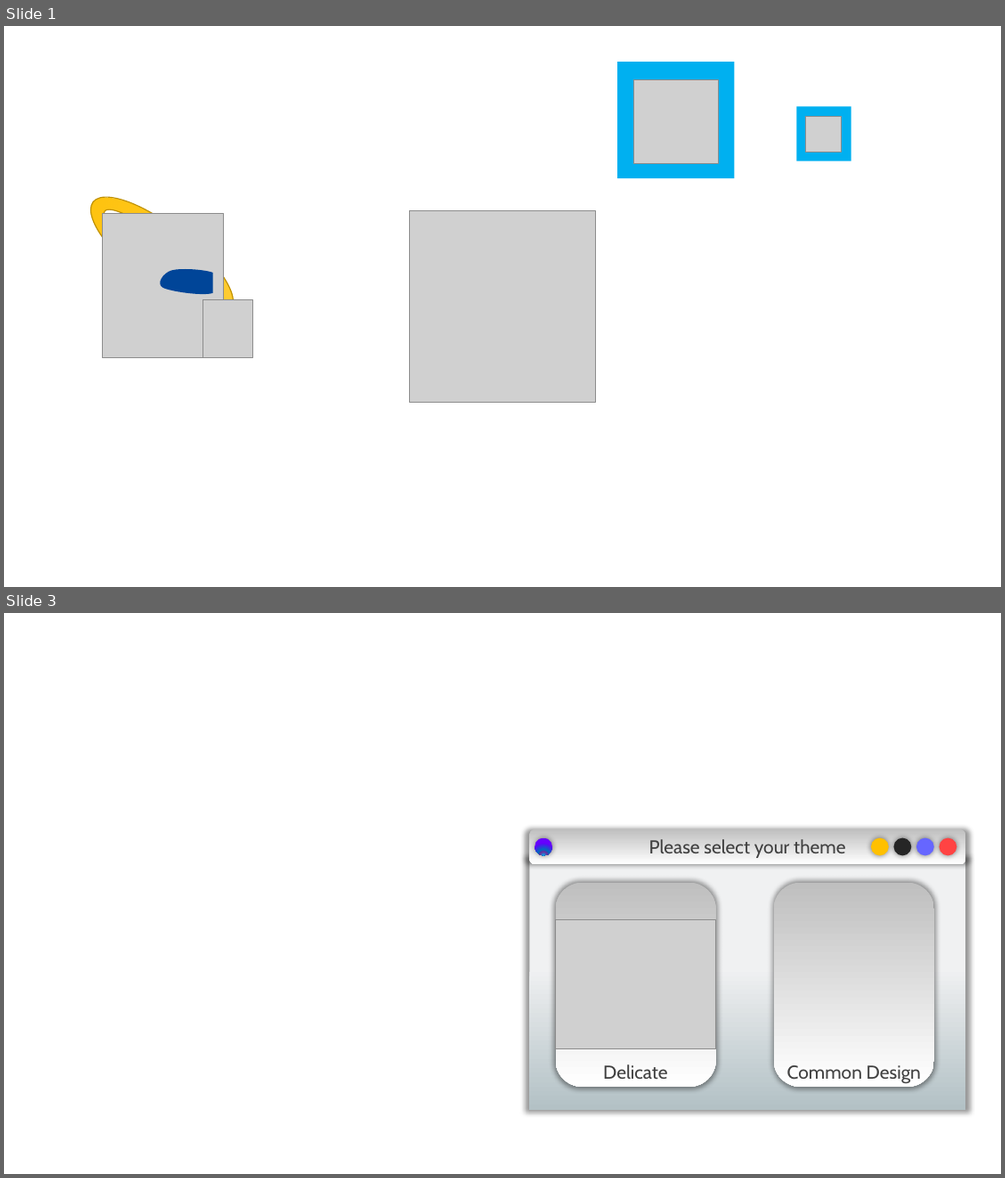
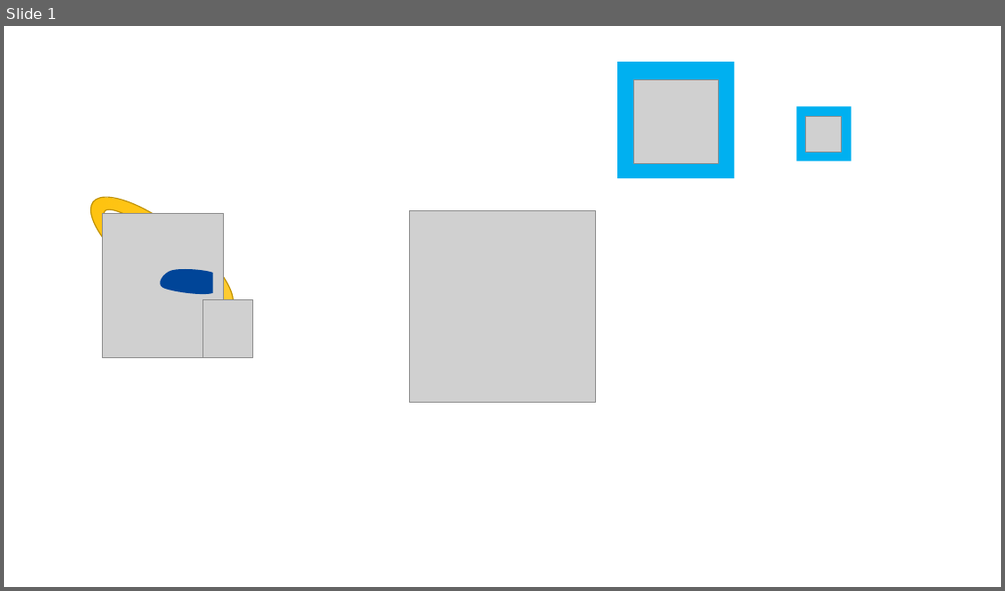
Before and after one commit to Floflis/Internet-Cat, a slide deck: Presentation.pptx. Shown one above the other, each under a label of ours: slides 1 and 3 before the commit, slide 1 after it; the slides between them are not shown. The pictures are 1005x1178 and 1005x591 pixels, drawn with LibreOffice and Linux fonts; fonts in the diff are those of the drawing; grey boxes stand for pictures; background and template pictures are left out. Boxes give left, top, right and bottom in pixels: in the first picture for what was removed or moved away, otherwise in the second. Text is boxed around its words. In the diff, an @@ line names an element or a change of style, - is before the commit and + after.

```diff
--- a/Presentation.pptx
+++ b/Presentation.pptx
@@ slide 3 removed at (4,613,1001,1174), background #FFFFFF @@
@@ rounded rectangle removed at (530,829,966,864) @@
-Please select your theme
@@ ellipse removed at (535,838,553,856) @@
@@ ellipse removed at (872,838,890,856) @@
@@ ellipse removed at (894,838,912,856) @@
@@ ellipse removed at (916,838,934,856) @@
@@ ellipse removed at (939,838,957,856) @@
@@ rectangle removed at (530,859,966,1110) @@
@@ rounded rectangle removed at (556,882,716,1086) @@
@@ rounded rectangle removed at (774,882,933,1086) @@
@@ picture removed at (556,919,716,1049) @@
@@ text removed at (603,1064,667,1078) @@
-Delicate
@@ text removed at (787,1065,921,1083) @@
-Common Design
```
Also in this commit, not shown: 1 other slide removed, 37 other files.
